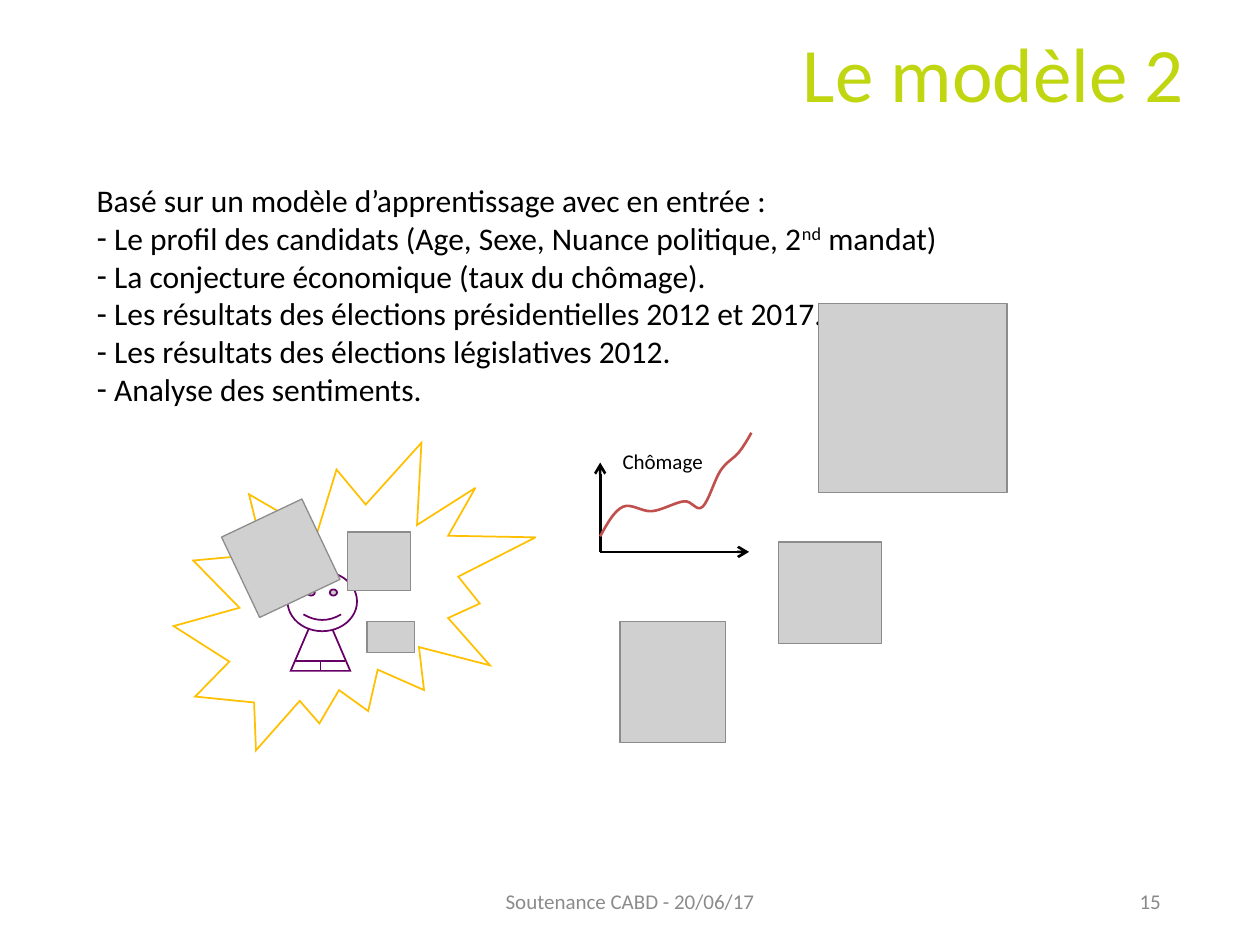
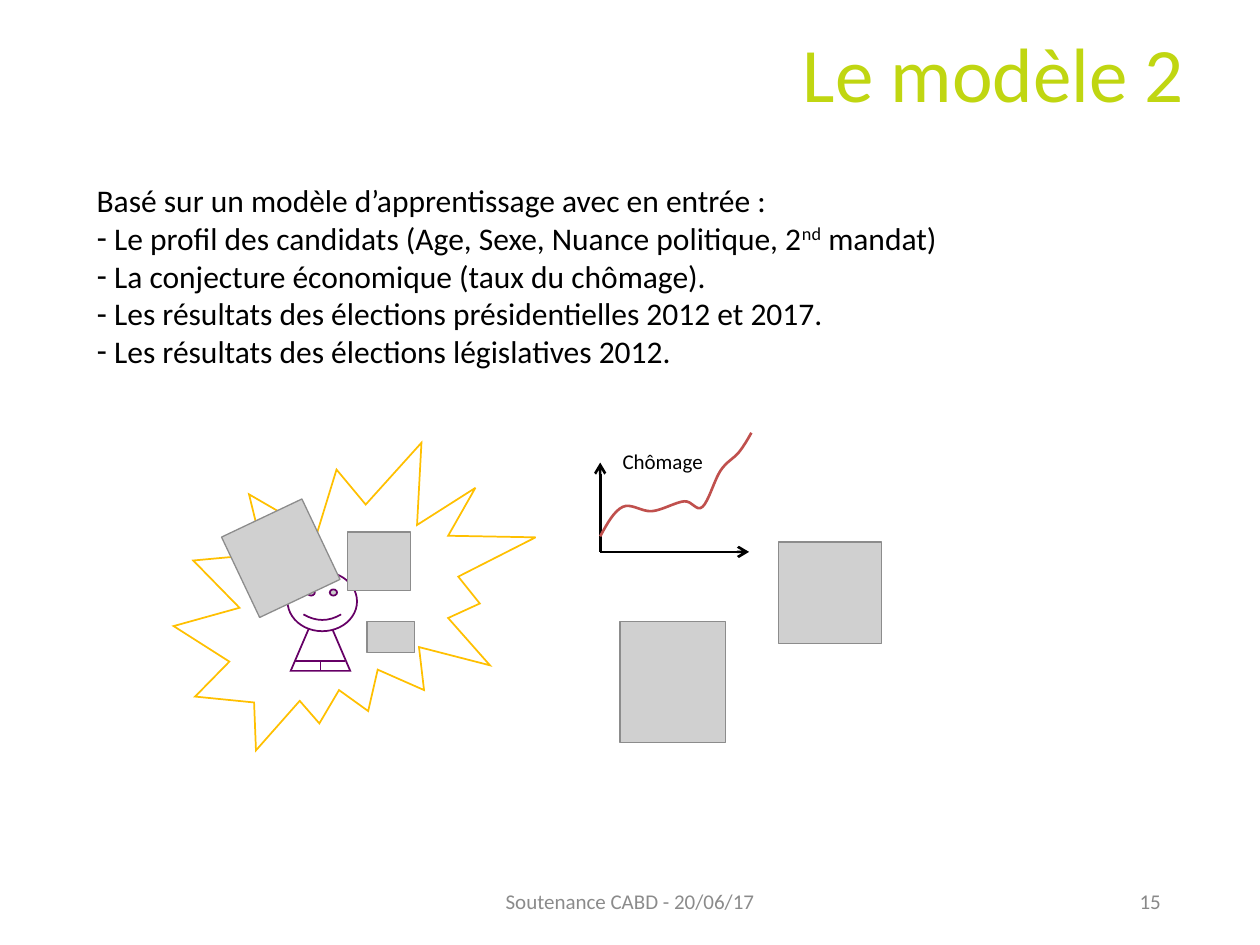
Before and after one commit to jeromeCompain/Legislatec, a slide deck: slide 15 of PrésentationV3.pptx. Drawn at 1260x945 pixels with LibreOffice and Linux fonts; fonts in the diff are those of the drawing; grey boxes stand for pictures; background and template pictures are left out. Boxes give left, top, right and bottom in pixels: in the first picture for what was removed or moved away, otherwise in the second. Text is boxed around its words. In the diff, an @@ line names an element or a change of style, - is before the commit and + after.

```diff
--- a/PrésentationV3.pptx
+++ b/PrésentationV3.pptx
@@ picture removed at (819, 304, 1008, 493) @@
@@ text at (114, 379, 422, 406): paragraph removed @@
-– Analyse des sentiments.
```
Also in this commit, not shown: 1 other slide changed.
